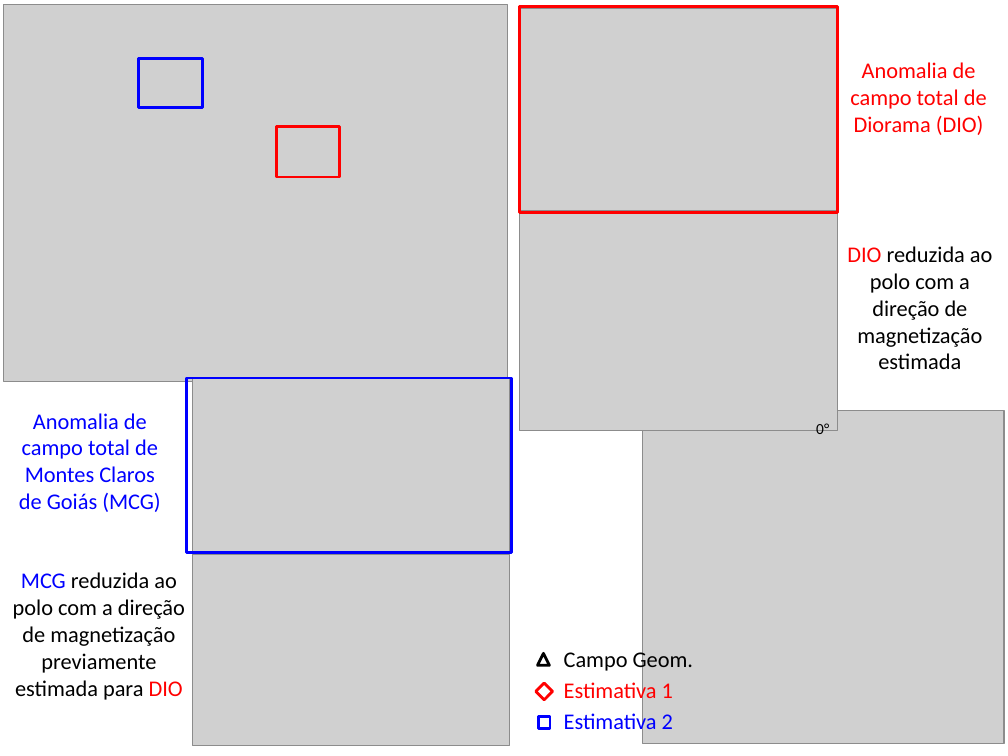
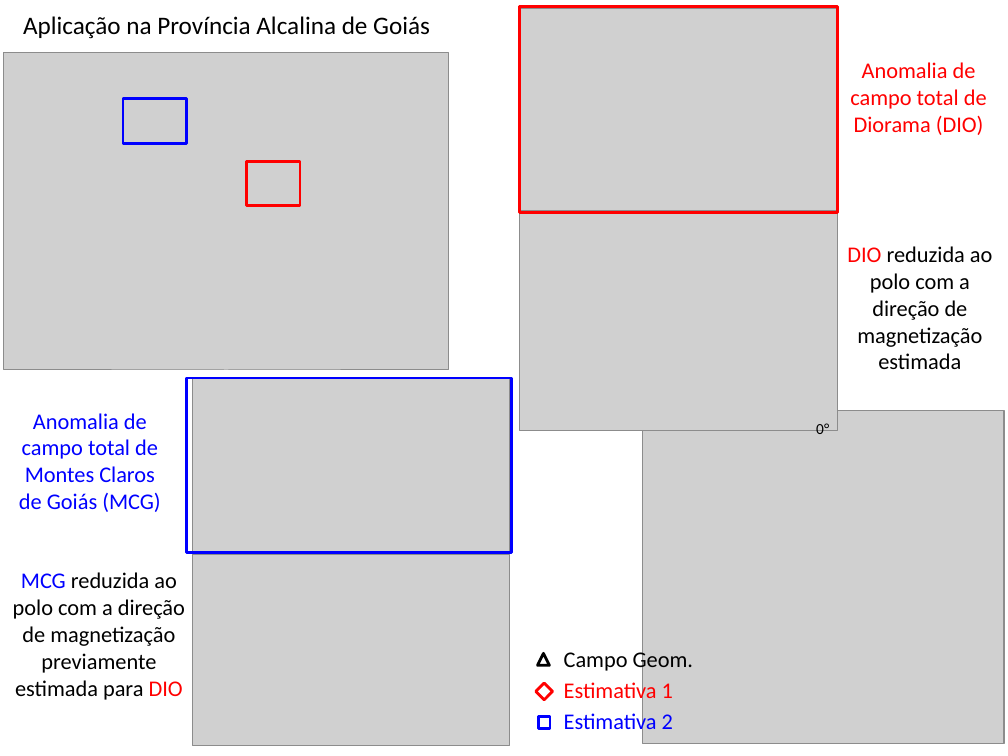
Before and after one commit to pinga-lab/Total-magnetization-of-spherical-bodies, a slide deck: slide 3 of Manuscript/Resultados.pptx (slide 2 before the commit). Drawn at 1008x756 pixels with LibreOffice and Linux fonts; fonts in the diff are those of the drawing; grey boxes stand for pictures. Boxes give left, top, right and bottom in pixels: in the first picture for what was removed or moved away, otherwise in the second. Text is boxed around its words. In the diff, an @@ line names an element or a change of style, - is before the commit and + after.

```diff
--- a/Manuscript/Resultados.pptx
+++ b/Manuscript/Resultados.pptx
@@ text added at [23,16,430,39], 18 pt, text #000000 @@
+Aplicação na Província Alcalina de Goiás
@@ picture: place and size @@
-picture at [4,5,507,382]
+picture at [4,53,449,371]
@@ rectangle: place and size @@
-rectangle at [139,58,203,108]
+rectangle at [123,99,186,143]
@@ rectangle: place and size @@
-rectangle at [276,127,340,177]
+rectangle at [247,162,300,206]
```
Also in this commit, not shown: 1 other slide changed, 1 slide added, 1 other file.
